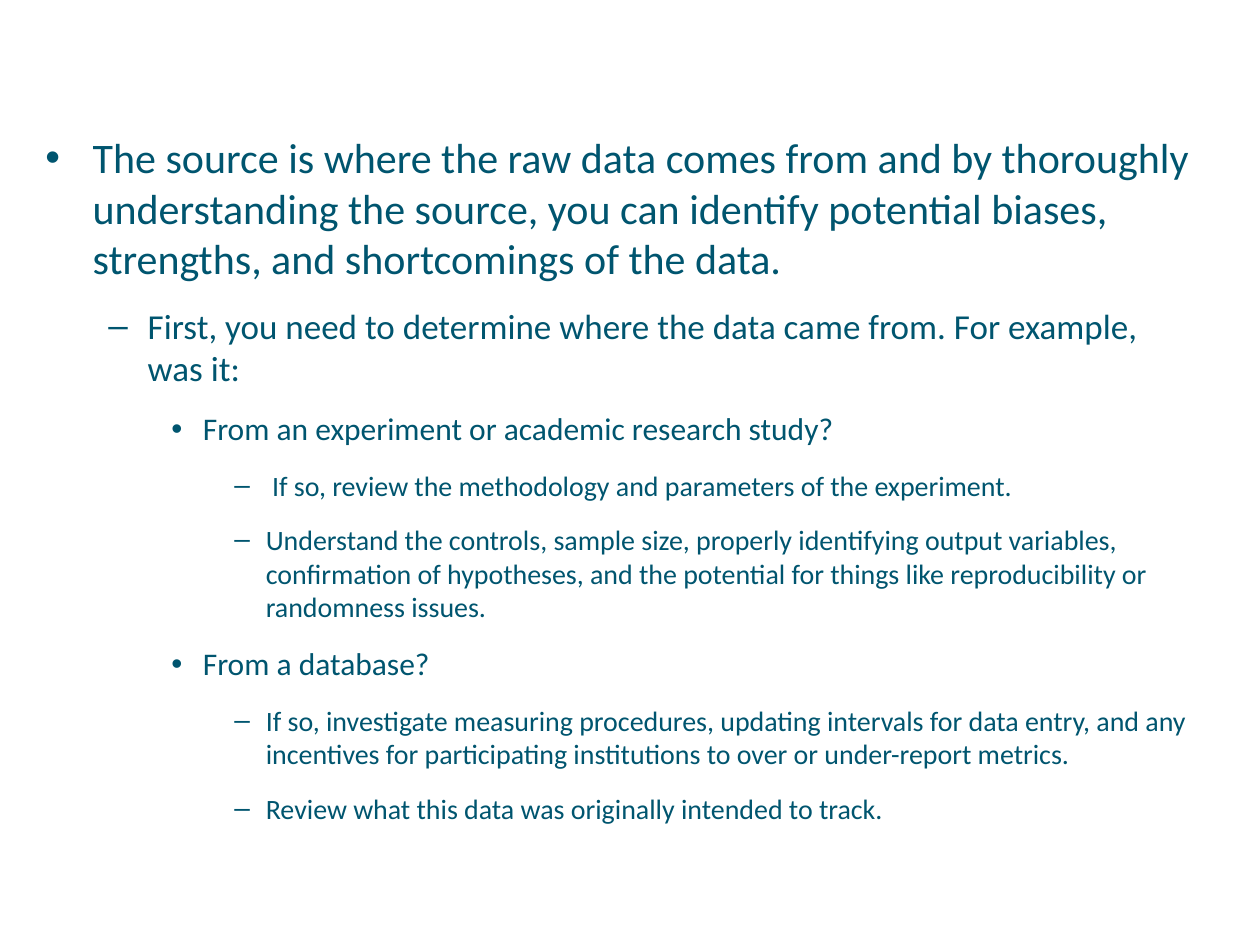
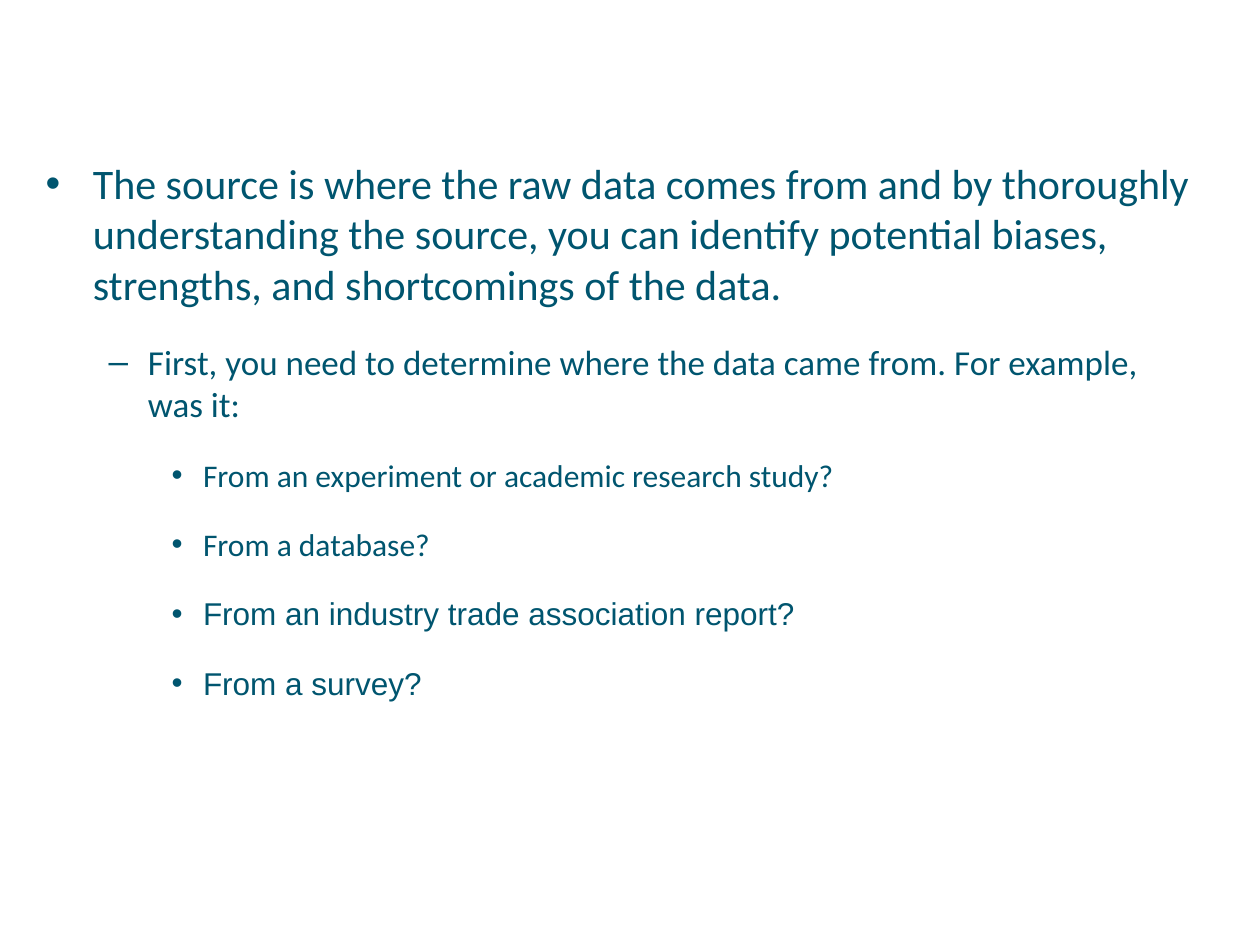
Before and after one commit to a099954/ABC-Program, a slide deck: slide 10 of Data Literacy/Day 2 Questioning Data /02-Questioning Data - Final.pptx. Drawn at 1260x945 pixels with LibreOffice and Linux fonts; fonts in the diff are those of the drawing; background and template pictures are left out. Boxes give left, top, right and bottom in pixels: in the first picture for what was removed or moved away, otherwise in the second. Text is boxed around its words. In the diff, an @@ line names an element or a change of style, - is before the commit and + after.

```diff
--- a/Data Literacy/Day 2 Questioning Data /02-Questioning Data - Final.pptx
+++ b/Data Literacy/Day 2 Questioning Data /02-Questioning Data - Final.pptx
@@ text "The source is where the ...": place and size @@
-text "The source is where the ..." at bbox=[93, 143, 1189, 824]
+text "The source is where the ..." at bbox=[93, 169, 1189, 701]
@@ text at bbox=[93, 169, 1189, 557]: more space between paragraphs @@
@@ text at bbox=[266, 476, 1146, 618]: paragraphs removed @@
-      – If so, review the methodology and parameters of the experiment.
-      – Understand the controls, sample size, properly identifying output variables, confirmation of hypotheses, and the potential for things like reproducibility or randomness issues.
@@ text at bbox=[203, 602, 795, 701]: text changed; size 16 to 18 pt; font Calibri to Arial @@
-      – If so, investigate measuring procedures, updating intervals for data entry, and any incentives for participating institutions to over or under-report metrics.
-      – Review what this data was originally intended to track.
+    • From an industry trade association report?
+    • From a survey?
```
Also in this commit, not shown: 22 other slides changed, 8 slides added, 6 slides removed, 6 other files.
